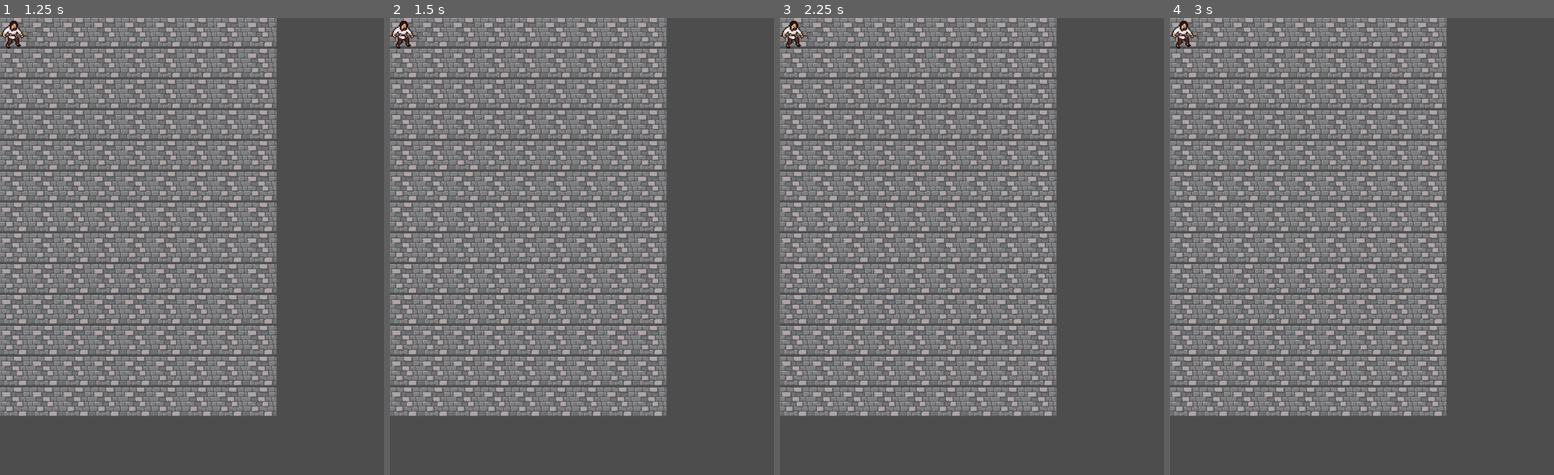
Above: before the commit, frames 1-4 (left to right).
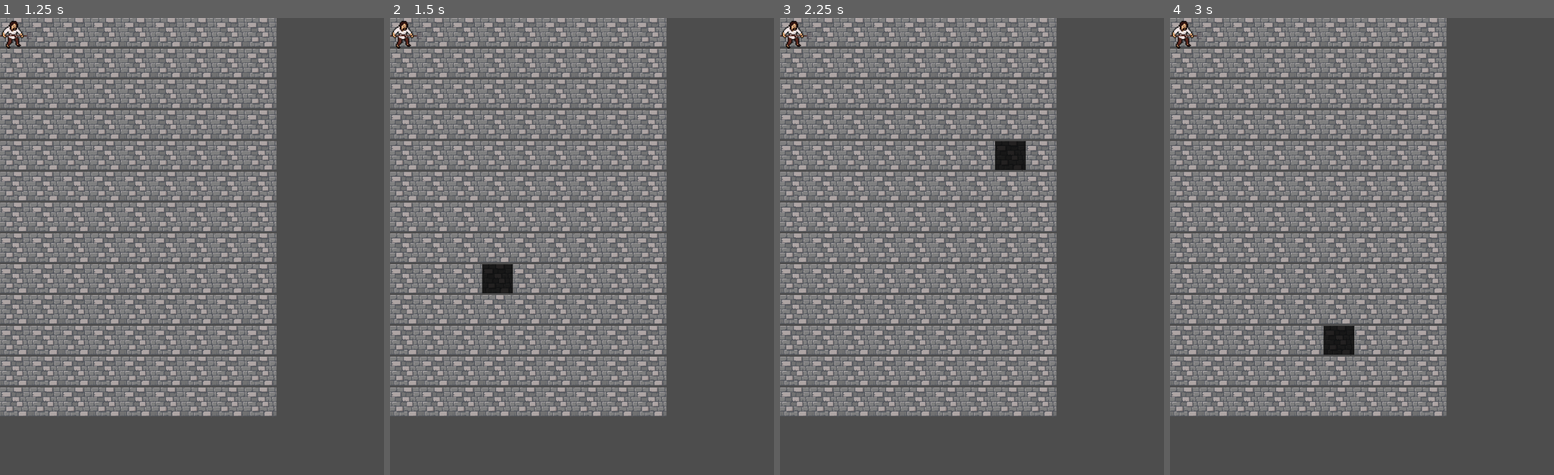
Above: after the commit, the same moments.

Repository: Nathan-verm/knights_gambit_godot
Game: Godot game, scene res://scenes/TileMap.tscn
Same seed, same stepped clock (60 frames per second), same inputs: the game is played once before the commit and once after it.
Inputs (mouse positions are in pixels of both pictures, inside the frame that each line leads up to):
- Up to frame 1 (1.25 s): tap Enter at 0.5 s; move the mouse to (276, 223) at 0.52 s; click (276, 223) at 0.67 s
- Up to frame 2 (1.5 s): tap Space at 1.25 s; move the mouse to (505, 269) at 1.27 s; click (505, 269) at 1.42 s
- Up to frame 3 (2.25 s): tap Enter at 2 s; move the mouse to (1010, 145) at 2.02 s; click (1010, 145) at 2.17 s
- Up to frame 4 (3 s): tap Space at 2.75 s; move the mouse to (1342, 337) at 2.77 s; click (1342, 337) at 2.92 s

Frame 1 is identical in both runs. In frame 2, 0.5% of the frame differs, in the area x 23-33%, y 53-61%; in frame 3, 0.5%; in frame 4, 0.5%.

Commit message:
made tiles appear selected

Diff:
--- /dev/null
+++ b/scripts/AttackTile.gd
@@ -0,0 +1,7 @@
+class_name AttackTile
+
+
+var attack
+
+func get_attack():
+    return self.attack
--- a/scripts/Character.gd
+++ b/scripts/Character.gd
@@ -5,6 +5,24 @@
 var sprite: Sprite2D = Sprite2D.new()
 
 var is_selected: bool = false
+
+
+
+
+#attack tiles is defined as following: 1 element of this list is a 2-tuple: [1, 3] => first number means how many tiles horizontaly and second is vertically
+#visual representation:
+#player: x
+#attack tile: O
+#attack: [1, 3]
+
+######
+####O#
+######
+######
+###x##
+######
+
+var attack_tiles: Array[AttackTile]
 
 func _ready() -> void:
 	sprite.texture = preload("res://assets/peasant.png")
@@ -14,3 +32,7 @@
 
 func _process(delta: float):
 	pass
+
+
+func get_attack_tiles():
+	return self.attack_tiles
--- a/scripts/tile.gd
+++ b/scripts/tile.gd
@@ -45,3 +45,9 @@
 
 func get_y():
 	return self.position.y
+
+func select():
+	sprite.modulate = Color(0.2, 0.2, 0.2)
+
+func unselect():
+	sprite.modulate = Color(1, 1, 1)
--- a/scripts/tile_map.gd
+++ b/scripts/tile_map.gd
@@ -17,6 +17,10 @@
 	#TEMP
 	characters = [CharacterClass.new()]
 	for character in characters:
+		var attack_tile = AttackTile.new()
+		attack_tile.attack = [0, 1]
+		character.attack_tiles = [attack_tile]
+
 		character.z_index = 1
 	#TEMP
 
@@ -26,25 +30,38 @@
 
 
 
-
 func tile_clicked(target_tile: TileClass):
-	print("tile clicked: %s" % [target_tile.get_x()])
 	if selected_tile == null:
-		selected_tile = target_tile
+		select_tile(target_tile)
 	else: #already tile clicked => check if selected_tile has a character on it
 
 		if selected_tile.get_maybe_character() != null:
-			print("Tile has character")
 			#change ownership of character
 			var character = selected_tile.get_maybe_character()
 			selected_tile.remove_maybe_character()
 			target_tile.set_maybe_character(character)
 
+			selected_tile.unselect()
+
+
+
 		else: #there was no character on this so just select tile
-			selected_tile = target_tile
+			select_tile(target_tile)
 
-# func make_selected_tile_apear_selected():
-# 	selected_tile.get_node("Sprite2D").modulate = Color(1, 0, 0)
+
+func select_tile(tile: TileClass):
+	if tile == null and selected_tile == null:
+		return
+
+	if self.selected_tile != null:
+		selected_tile.unselect()
+
+	if tile != null:
+		tile.select()
+
+	self.selected_tile = tile
+
+
 
 func init_tile_map():
 	tiles.z_index = -1
Not shown, added: scripts/AttackTile.gd.uid
